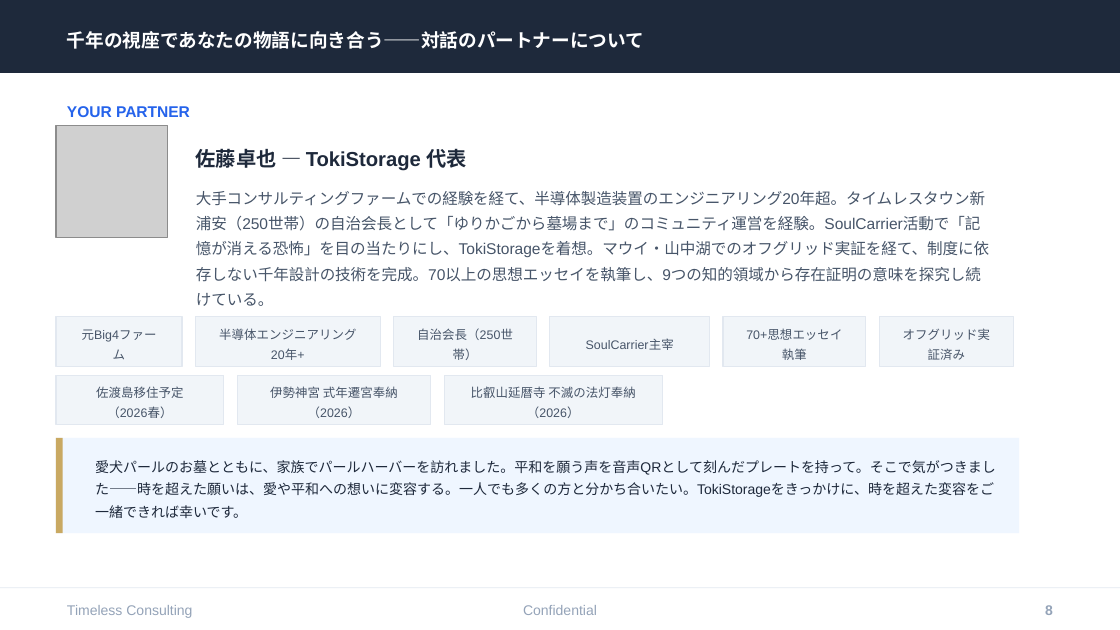
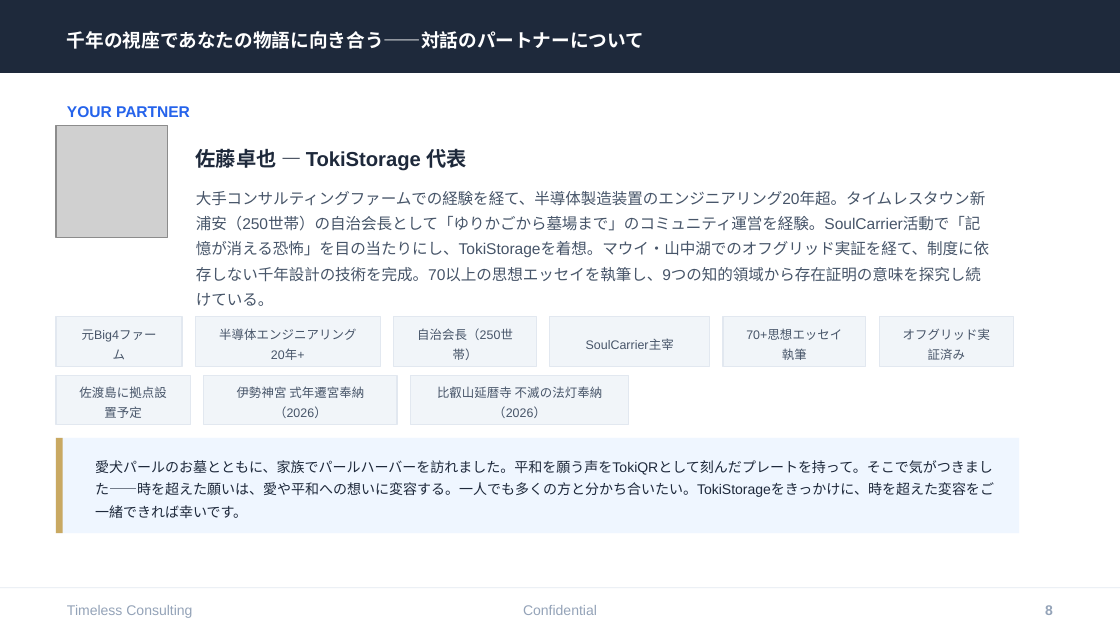
Before and after one commit to tokistorage/lp, a slide deck: slide 8 of tokistorage-client-deck.pptx. Drawn at 1120x630 pixels with LibreOffice and Linux fonts; fonts in the diff are those of the drawing; grey boxes stand for pictures. Boxes give left, top, right and bottom in pixels: in the first picture for what was removed or moved away, otherwise in the second. Text is boxed around its words. In the diff, an @@ line names an element or a change of style, - is before the commit and + after.

```diff
--- a/tokistorage-client-deck.pptx
+++ b/tokistorage-client-deck.pptx
@@ rectangle: place and size @@
-rectangle at <box>56,375,224,424</box>
+rectangle at <box>56,375,190,424</box>
@@ text at <box>79,386,166,418</box>: text changed @@
-佐渡島移住予定（2026春）
+佐渡島に拠点設置予定
@@ 2 texts, 2 rectangles: place and size @@
-2 texts, 2 rectangles at <box>237,375,662,424</box>
+2 texts, 2 rectangles at <box>204,375,628,424</box>
@@ text at <box>95,460,994,518</box>: text changed @@
-愛犬パールのお墓とともに、家族でパールハーバーを訪れました。平和を願う声を音声QRとして刻んだプレートを持って。そこで気がつきました——時を超えた願いは、愛や平和への想いに変容する。一人でも多くの方と分かち合いたい。TokiStorageをきっかけに、時を超えた変容をご一緒できれば幸いです。
+愛犬パールのお墓とともに、家族でパールハーバーを訪れました。平和を願う声をTokiQRとして刻んだプレートを持って。そこで気がつきました——時を超えた願いは、愛や平和への想いに変容する。一人でも多くの方と分かち合いたい。TokiStorageをきっかけに、時を超えた変容をご一緒できれば幸いです。
```
Also in this commit, not shown: 8 other slides changed, 13 other files.
